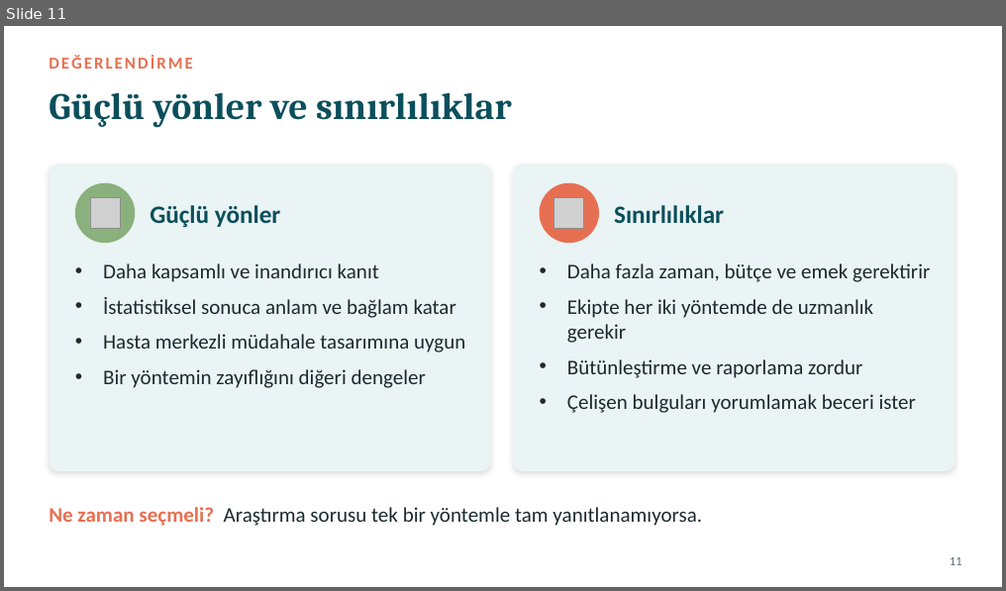
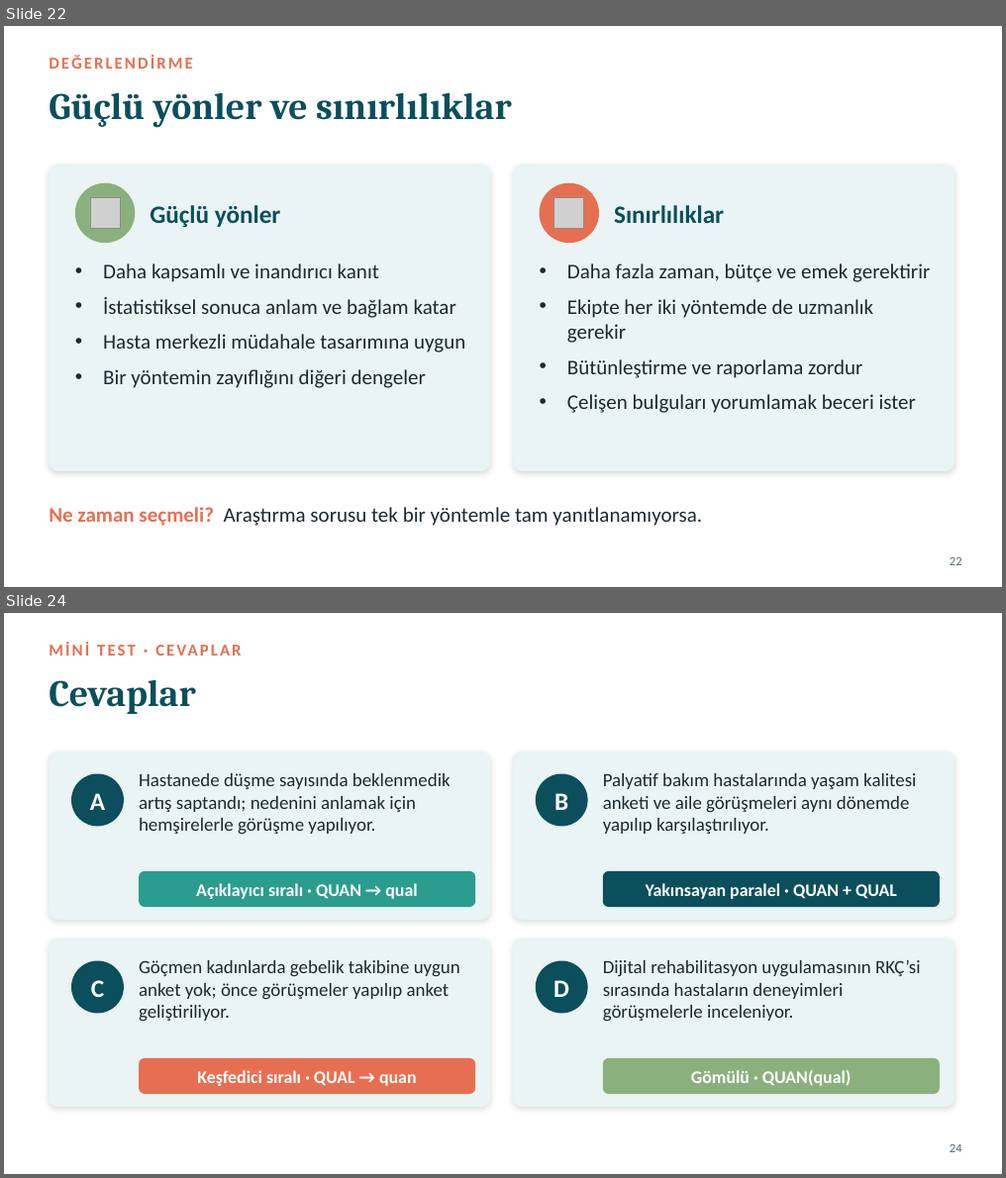
Before and after one commit to sadafac4/istatistik, a slide deck: sunum/10_Karma_Yontemler.pptx. Shown one above the other, each under a label of ours: slide 11 before the commit, slides 22 and 24 after it; the slides between them are not shown. The pictures are 1006x591 and 1006x1178 pixels, drawn with LibreOffice and Linux fonts; fonts in the diff are those of the drawing; grey boxes stand for pictures. Boxes give left, top, right and bottom in pixels: in the first picture for what was removed or moved away, otherwise in the second. Text is boxed around its words. In the diff, an @@ line names an element or a change of style, - is before the commit and + after.

```diff
--- a/sunum/10_Karma_Yontemler.pptx
+++ b/sunum/10_Karma_Yontemler.pptx
@@ slide 24 added at (x1=4, y1=613, x2=1002, y2=1174), background #FFFFFF @@
@@ text added at (x1=49, y1=639, x2=947, y2=669), 16 pt, text #E76F51, bold @@
+MİNİ TEST · CEVAPLAR
@@ title added at (x1=49, y1=679, x2=195, y2=714), 36 pt, text #0B4F5C, bold @@
+Cevaplar
@@ rounded rectangle added at (x1=49, y1=752, x2=491, y2=920), fill #EAF4F4 @@
@@ rounded rectangle added at (x1=513, y1=752, x2=954, y2=920), fill #EAF4F4 @@
@@ ellipse added at (x1=71, y1=774, x2=124, y2=827), fill #0B4F5C @@
@@ text added at (x1=139, y1=773, x2=450, y2=835), 18 pt, text #1B2A30 @@
+Hastanede düşme sayısında beklenmedik artış saptandı; nedenini anlamak için hemşirelerle görüşme yapılıyor.
@@ ellipse added at (x1=536, y1=774, x2=588, y2=827), fill #0B4F5C @@
@@ text added at (x1=603, y1=773, x2=916, y2=834), 18 pt, text #1B2A30 @@
+Palyatif bakım hastalarında yaşam kalitesi anketi ve aile görüşmeleri aynı dönemde yapılıp karşılaştırılıyor.
@@ text added at (x1=90, y1=793, x2=105, y2=810), 24 pt, text #FFFFFF, bold @@
+A
@@ text added at (x1=554, y1=793, x2=568, y2=810), 24 pt, text #FFFFFF, bold @@
+B
@@ rounded rectangle added at (x1=139, y1=871, x2=475, y2=907), fill #2A9D8F @@
@@ rounded rectangle added at (x1=603, y1=871, x2=940, y2=907), fill #0B4F5C @@
@@ text added at (x1=196, y1=883, x2=417, y2=899), 17 pt, text #FFFFFF, bold @@
+Açıklayıcı sıralı · QUAN → qual
@@ text added at (x1=646, y1=883, x2=897, y2=899), 17 pt, text #FFFFFF, bold @@
+Yakınsayan paralel · QUAN + QUAL
@@ rounded rectangle added at (x1=49, y1=939, x2=491, y2=1107), fill #EAF4F4 @@
@@ rounded rectangle added at (x1=513, y1=939, x2=954, y2=1107), fill #EAF4F4 @@
@@ ellipse added at (x1=71, y1=961, x2=124, y2=1014), fill #0B4F5C @@
@@ text added at (x1=139, y1=960, x2=460, y2=1022), 18 pt, text #1B2A30 @@
+Göçmen kadınlarda gebelik takibine uygun anket yok; önce görüşmeler yapılıp anket geliştiriliyor.
@@ ellipse added at (x1=536, y1=961, x2=588, y2=1014), fill #0B4F5C @@
@@ text added at (x1=603, y1=960, x2=920, y2=1021), 18 pt, text #1B2A30 @@
+Dijital rehabilitasyon uygulamasının RKÇ’si sırasında hastaların deneyimleri görüşmelerle inceleniyor.
@@ text added at (x1=91, y1=980, x2=104, y2=997), 24 pt, text #FFFFFF, bold @@
+C
@@ text added at (x1=553, y1=980, x2=569, y2=997), 24 pt, text #FFFFFF, bold @@
+D
@@ rounded rectangle added at (x1=139, y1=1059, x2=475, y2=1094), fill #E76F51 @@
@@ text added at (x1=197, y1=1070, x2=417, y2=1086), 17 pt, text #FFFFFF, bold @@
+Keşfedici sıralı · QUAL → quan
@@ rounded rectangle added at (x1=603, y1=1059, x2=940, y2=1094), fill #8AB17D @@
@@ text added at (x1=691, y1=1070, x2=851, y2=1086), 17 pt, text #FFFFFF, bold @@
+Gömülü · QUAN(qual)
@@ page number added at (x1=949, y1=1145, x2=962, y2=1153), 12 pt, text #5B6C73 @@
+24
@@ what was slide 11 is now slide 22 @@
@@ page number at (x1=949, y1=558, x2=962, y2=566): text changed @@
-11
+22
```
Also in this commit, not shown: 1 slide changed, 12 other slides added, 2 other files.
